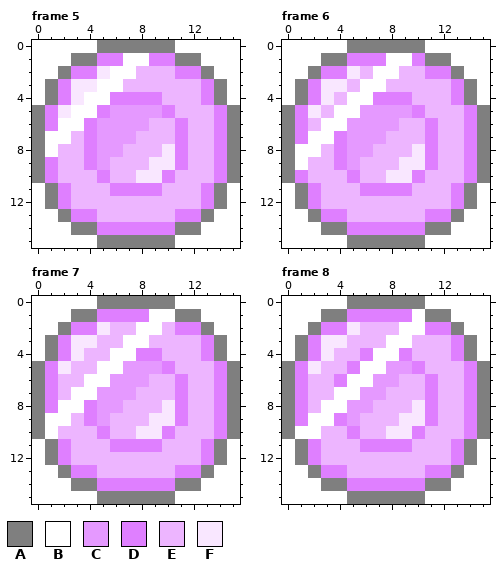
Animated GIF sprite, stored at public/assets/images/hover.gif. Above is the file before it was changed.
The file is 64x64 pixels, drawn in blocks of 4x4; one block is one cell here. Colours within 5 levels of each other are drawn and written as one. Shown: frame 5, frame 6, frame 7, frame 8. The commit also changed other frames, which this record leaves out.
Palette (. is transparent): A #7f7f7f  B #ffffff  C #e599ff  D #df7fff  E #edb5ff  F #f9e7ff
After:
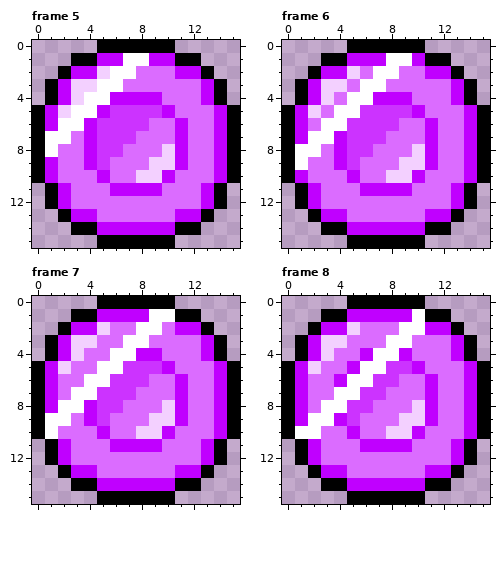
Changes in this commit:
colour A: #7f7f7f -> #000000
colour C: #e599ff -> #cc33ff
colour D: #df7fff -> #c000ff
colour E: #edb5ff -> #db6cff
colour F: #f9e7ff -> #f3d0ff
Changed rows in their new state; - is a pixel that keeps its letter.
Frame 5:
first column x 0:
 0 .....------.....
 1 ...----------...
 2 ..------------..
 3 .--------------.
 4 .--------------.
first column x 0:
11 .--------------.
12 .--------------.
13 ..------------..
14 ...----------...
15 .....------.....
Frame 6: the same change as frame 5
Frame 7: the same change as frame 5
Frame 8: the same change as frame 5
Boxes around the changes in both pictures, in picture pixels (x1, y1, x2, y2):
changed: (32, 40, 240, 248)
changed: (282, 40, 490, 248)
changed: (32, 296, 240, 504)
changed: (282, 296, 490, 504)
